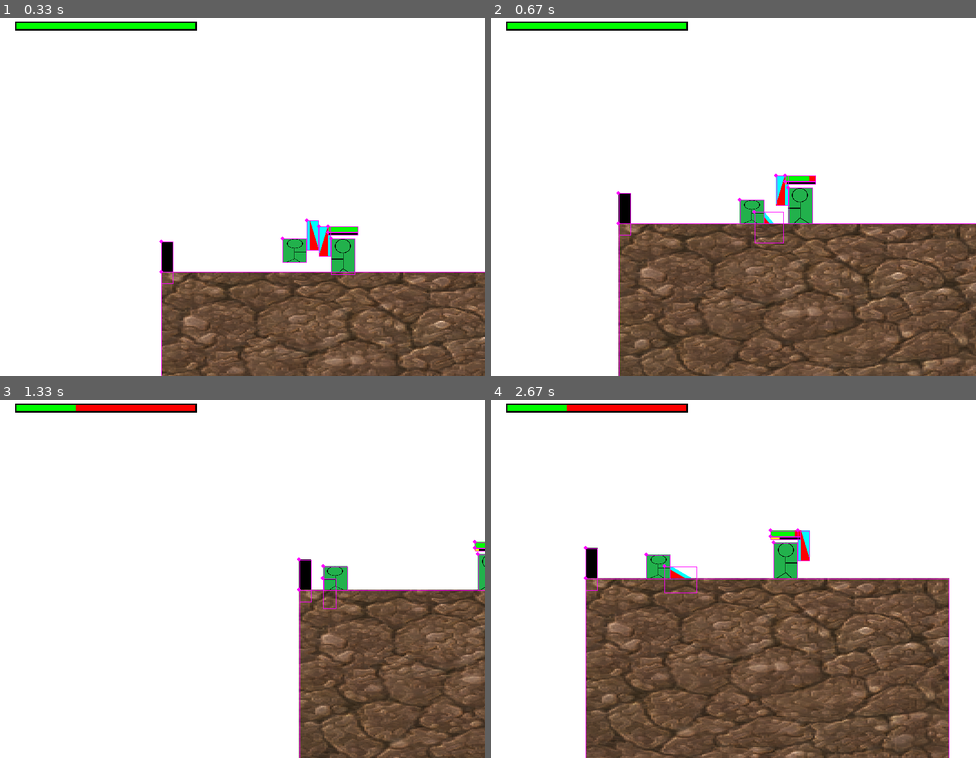
Above: before the commit, frames 1-4 (two rows, left to right).
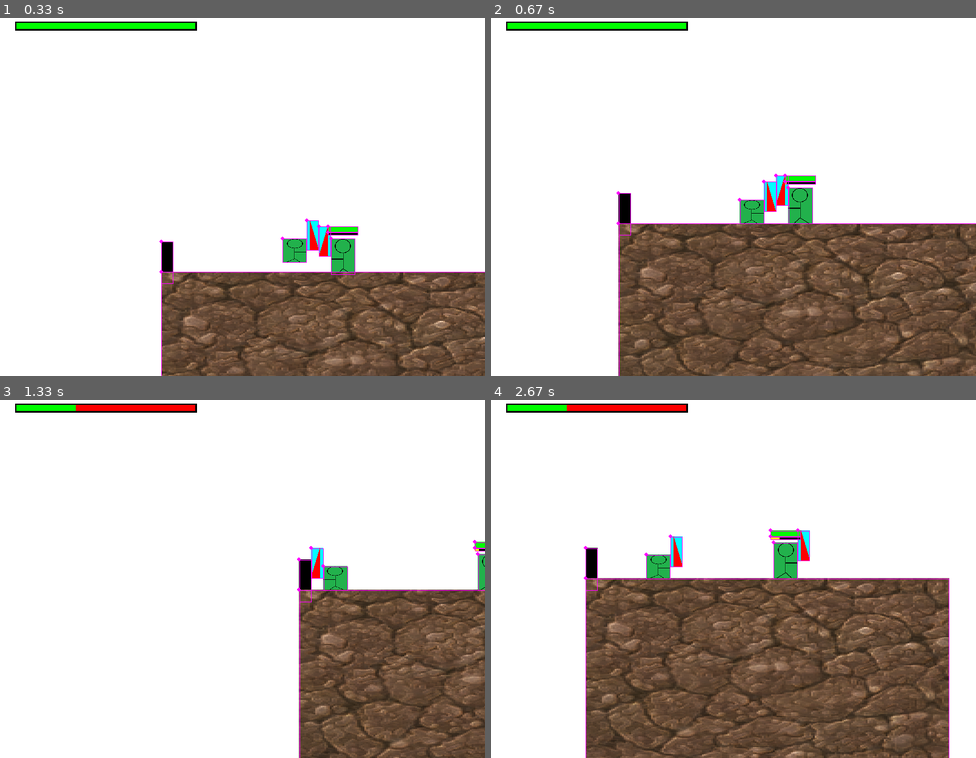
Above: after the commit, the same moments.

Repository: salfk23/2drpg_pygame
Game: pygame game, started from main.py
The game is run twice, just before and just after one commit, with the same random seed, the same clock (stepped at 60 frames per second) and the same inputs.
Inputs:
- Up to frame 1 (0.33 s): no input
- Up to frame 2 (0.67 s): tap F at 0.33 s
- Up to frame 3 (1.33 s): hold A 0.67-1.2 s; tap F at 0.73, 1.03, 1.3 s; tap J at 0.82 s; hold S from 1.23 s (still down)
- Up to frame 4 (2.67 s): tap I at 1.38, 2.55 s; release S at 1.53 s; hold A 1.57-1.97 s; tap F at 1.63, 1.93, 2.07, 2.47 s; hold W 2-2.37 s; tap J at 2.15 s; hold D from 2.4 s (still down)

Frame 1 is identical in both runs. In frame 2, 0.3% of the frame differs, in the area x 53-67%, y 44-63%; in frame 3, 0.2%; in frame 4, 0.3%, in the area x 35-64%, y 36-54%.

Commit message:
Split weapon to Melee and Base Weapon

Diff:
--- a/game_engine/entities/weapon.py
+++ b/game_engine/entities/weapon.py
@@ -20,7 +20,7 @@
     self._anchor = anchor
     self.attacked_entities: set[Hurtable] = set()
     self.owner = owner
-    self.type = "melee"
+    self.type = "None"
 
   def __str__(self):
     return "{} {} [{}] > {}".format(super().__str__(), self.type, self.damage, self.owner)
@@ -57,6 +57,20 @@
     self.sprite = self.sprites[self.direction]
 
   def update(self):
+    pass
+
+
+
+
+
+class Melee(Weapon):
+  def __init__(self, owner:Entity, anchor:pygame.Vector2, sprite:pygame.Surface, size:Size2D, damage:int, speed:int):
+    super().__init__(owner, anchor, sprite, size, damage, speed)
+    BiDirectionalEntity.__init__(self, sprite)
+    self.name = "Melee"
+    self.type = "melee"
+
+  def update(self):
     if self.attacking:
       self.frame += self.speed
       if self.frame < 270:
